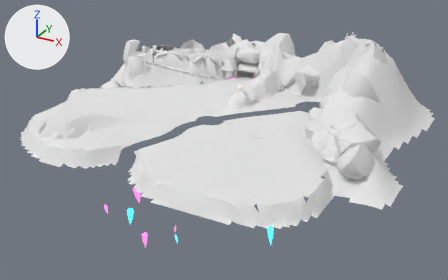
One commit to the FBX model assets/world/world-v7-beta.fbx: the scene before it, then after it.
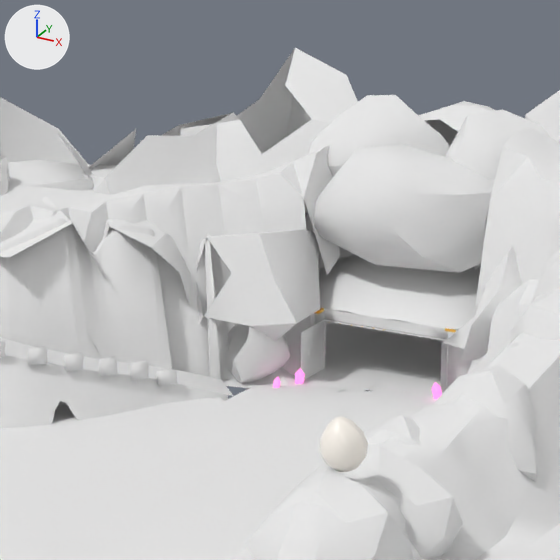
There are two pictures of each version: one whole from a camera (50 mm lens) standing at (208.2, -327.0, 155.5) and looking at (11.5, 30.7, -23.4), one close up on the part from 43% to 60% of the width and 10% to 37% of the height. Arrows for +X, +Y and +Z are at upper left; the lights stay in place. The last two pictures show the newer version.

Objects in the first close-up: 'W7_CD_CliffPath__cliff_rock', 'W7_CD_CliffPath__dirt_path', 'W7_CD_Ground__grass', 'W7_CD_Ground__ground', 'W7_CD_Landmarks__cliff_rock', 'W7_CD_Landmarks__palette', 'W7_CD_PlayDen__cliff_rock', 'W7_CD_PlayDen__dirt_path', 'W7_CD_Rocks__cliff_rock', 'W7_CD_Rocks__grass' and 2 more.
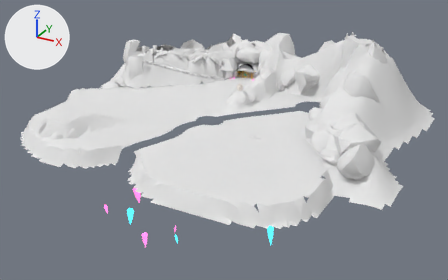
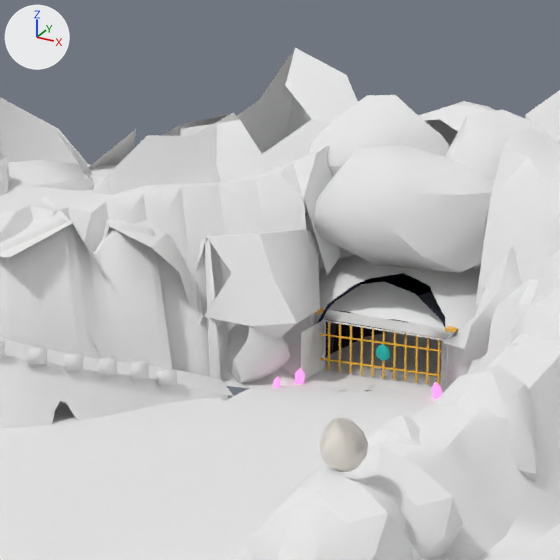
Where the newer file only moved an object's origin or applied its transform, the numbers keep the older frame.

The change, as a list of edits to the scene's bpy script:
```text
Add mat_w1_cave_dark:
    mat_w1_cave_dark = principled_material('W1_cave_dark')
    mat_w1_cave_dark.base_color = (0.00518, 0.0103, 0.0331)  # dark blue #101a33
    mat_w1_cave_dark.roughness = 1.0
Add mat_w1_teal:
    mat_w1_teal = principled_material('W1_teal')
    mat_w1_teal.base_color = (0.00605, 0.434, 0.392)  # cyan #12b0a8
    mat_w1_teal.roughness = 0.35
Add me_landmarks__cave_dark_003:
    me_landmarks__cave_dark_003.from_pydata(...)  # 132 vertices, 108 faces; spans x -17.8..17.8, y -38.2..38.2, z -8.2..8.2
    # faces by material slot: [24, 84]
    me_landmarks__cave_dark_003.materials.append(mat_w1_cave_dark)  # dark blue #101a33
    me_landmarks__cave_dark_003.materials.append(mat_w1_egg)  # white #fff9f0
Add me_landmarks__gold_001:
    me_landmarks__gold_001.from_pydata(...)  # 160 vertices, 122 faces; spans x -8.6..8.6, y -1.2..1.2, z -3.4..3.4
    # faces by material slot: [90, 32]
    me_landmarks__gold_001.materials.append(mat_w1_gold)  # orange #f2b62e
    me_landmarks__gold_001.materials.append(mat_w1_teal)  # cyan #12b0a8
Add ob_w7_cd_pocket__palette:
    ob_w7_cd_pocket__palette = bpy.data.objects.new('W7_CD_Pocket__palette', me_landmarks__cave_dark_003)
    ob_w7_cd_pocket__palette.location = (1.3, 80.6, 7.7)
Add ob_w7_cd_cavebars__palette:
    ob_w7_cd_cavebars__palette = bpy.data.objects.new('W7_CD_CaveBars__palette', me_landmarks__gold_001)
    ob_w7_cd_cavebars__palette.location = (-7.0, 100.1, 3.8)
```

Location of each change, [x1, y1, x2, y2] in pixels of the close-ups (560 x 560 px):
'W7_CD_Pocket__palette', added: after [317, 273, 449, 472]
    faces in mat_w1_cave_dark (dark blue #101a33): [317, 273, 449, 357]
    faces in mat_w1_egg (white #fff9f0): [319, 417, 368, 472]
'W7_CD_CaveBars__palette', added: after [315, 308, 458, 386]
    faces in mat_w1_gold (orange #f2b62e): [315, 308, 458, 386]
    faces in mat_w1_teal (cyan #12b0a8): [375, 345, 390, 361]
'W7_CD_Landmarks__palette', unchanged, covered by the edit: before [315, 308, 455, 472]; after [320, 417, 368, 470]
